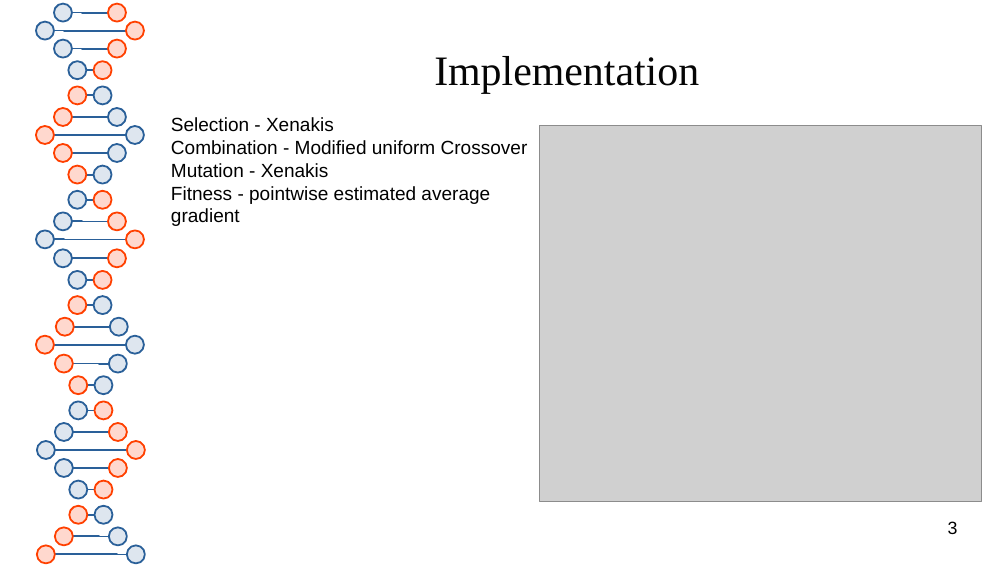
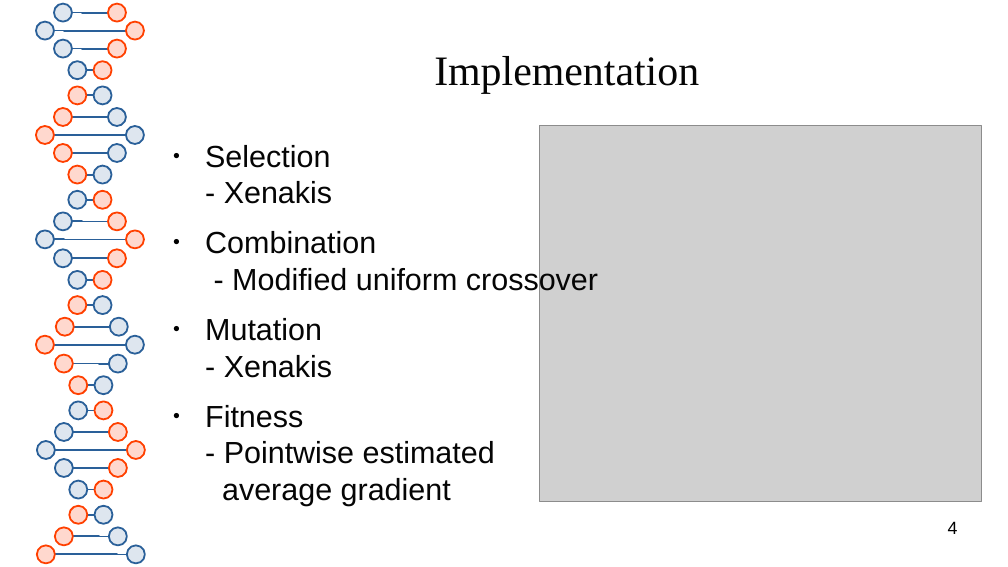
Before and after one commit to RichardMiddelkoop/GCQS, a slide deck: slide 4 of MQSslides.odp (slide 3 before the commit). Drawn at 1008x567 pixels with LibreOffice and Linux fonts; fonts in the diff are those of the drawing; grey boxes stand for pictures. Boxes give left, top, right and bottom in pixels: in the first picture for what was removed or moved away, otherwise in the second. Text is boxed around its words. In the diff, an @@ line names an element or a change of style, - is before the commit and + after.

```diff
--- a/MQSslides.odp
+++ b/MQSslides.odp
@@ text "Selection - Xenakis": place and size @@
-text "Selection - Xenakis" at (171,117,528,226)
+text "Selection - Xenakis" at (205,145,598,506)
@@ text at (205,145,332,378): size 15 to 24 pt, text colour #000000 to #050505 in "Selection - Xenakis", "Mutation - Xenakis"; bullet none to ●; more space between paragraphs @@
@@ text at (205,231,598,296): text changed; size 15 to 24 pt; text colour #000000 to #050505 @@
-Combination - Modified uniform Crossover
+● Combination
+  - Modified uniform crossover
@@ text at (205,405,495,506): text changed; size 15 to 24 pt; text colour #000000 to #050505 @@
-Fitness - pointwise estimated average gradient
+● Fitness
+  - Pointwise estimated
+  average gradient
@@ page number at (948,521,958,534): text changed @@
-3
+4
```
Also in this commit, not shown: 2 slides added, 1 slide removed.
